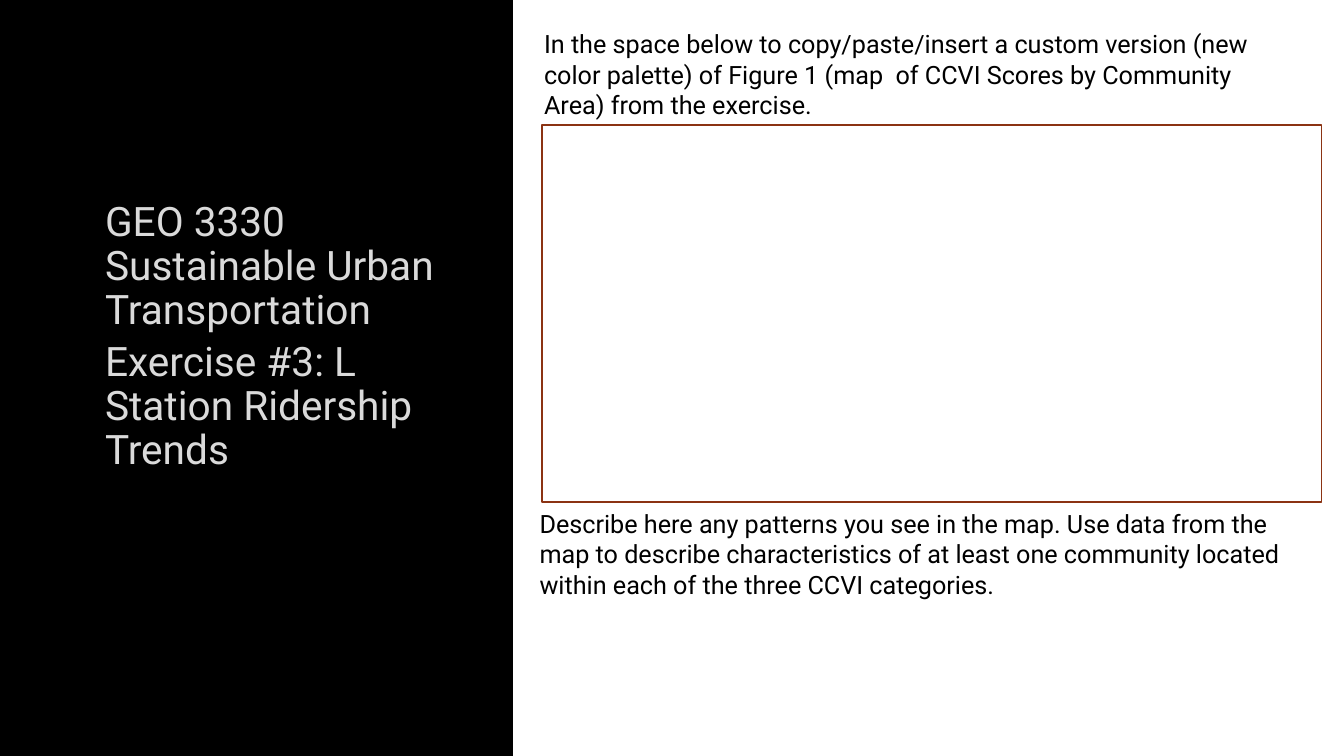
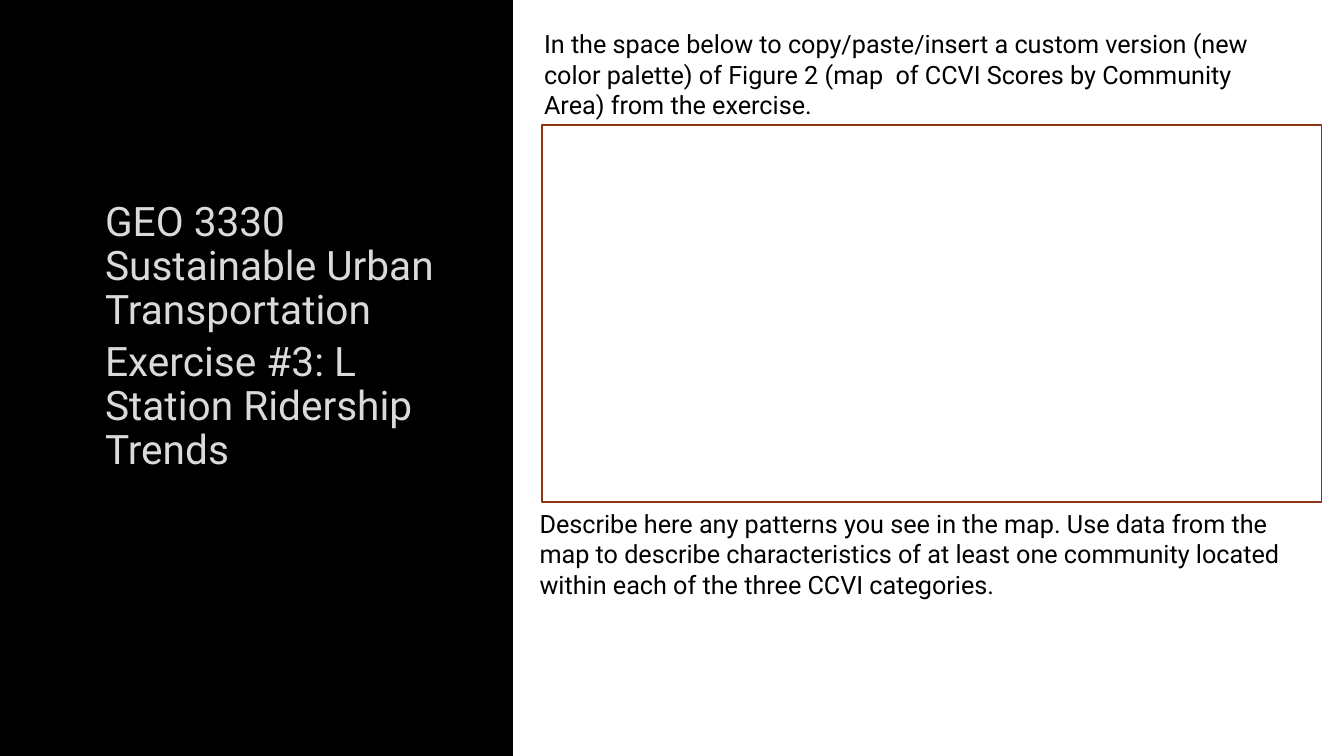
Before and after one commit to justenvirons/pedagogy, a slide deck: slide 1 of docs/exercises_transportation/slides/Exercise03_Template.pptx. Drawn at 1344x756 pixels with LibreOffice and Linux fonts; fonts in the diff are those of the drawing; background and template pictures are left out. Boxes give left, top, right and bottom in pixels: in the first picture for what was removed or moved away, otherwise in the second. Text is boxed around its words. In the diff, an @@ line names an element or a change of style, - is before the commit and + after.

Commit message:
exercise #3 updates

```diff
--- a/docs/exercises_transportation/slides/Exercise03_Template.pptx
+++ b/docs/exercises_transportation/slides/Exercise03_Template.pptx
@@ text at bbox=[544, 33, 1248, 120]: text changed @@
-In the space below to copy/paste/insert a custom version (new color palette) of Figure 1 (map of CCVI Scores by Community Area) from the exercise.
+In the space below to copy/paste/insert a custom version (new color palette) of Figure 2 (map of CCVI Scores by Community Area) from the exercise.
```
Also in this commit, not shown: 4 other slides changed, 1 slide added, 1 other file.
